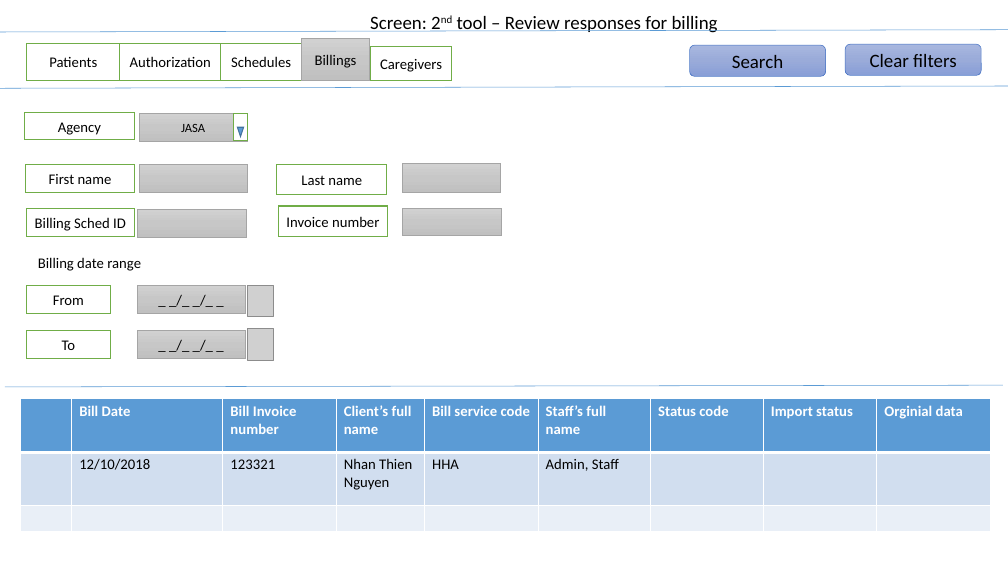
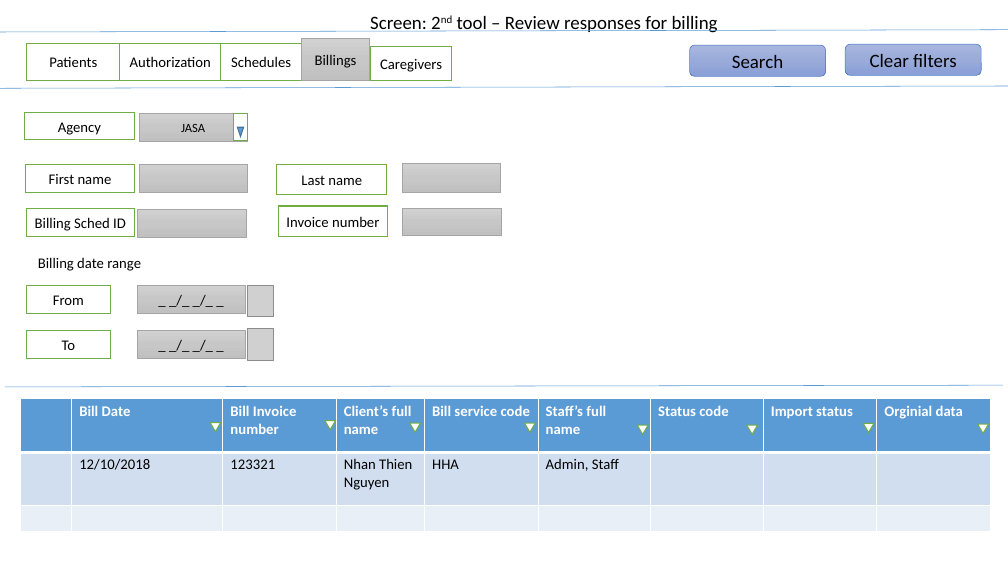
Before and after one commit to thiennhank9/Tool-tier-3, a slide deck: slide 15 of tool_tier3_docs/sreens.pptx. Drawn at 1008x567 pixels with LibreOffice and Linux fonts; fonts in the diff are those of the drawing; grey boxes stand for pictures. Boxes give left, top, right and bottom in pixels: in the first picture for what was removed or moved away, otherwise in the second. Text is boxed around its words. In the diff, an @@ line names an element or a change of style, - is before the commit and + after.

```diff
--- a/tool_tier3_docs/sreens.pptx
+++ b/tool_tier3_docs/sreens.pptx
@@ flow chart merge added at <box>210,423,221,432</box>, fill #FFFFFF, outline #70AD47 1 pt @@
@@ flow chart merge added at <box>325,420,336,430</box>, fill #FFFFFF, outline #70AD47 1 pt @@
@@ flow chart merge added at <box>410,423,420,433</box>, fill #FFFFFF, outline #70AD47 1 pt @@
@@ flow chart merge added at <box>525,423,535,433</box>, fill #FFFFFF, outline #70AD47 1 pt @@
@@ flow chart merge added at <box>637,425,648,434</box>, fill #FFFFFF, outline #70AD47 1 pt @@
@@ flow chart merge added at <box>747,425,758,434</box>, fill #FFFFFF, outline #70AD47 1 pt @@
@@ flow chart merge added at <box>864,423,874,433</box>, fill #FFFFFF, outline #70AD47 1 pt @@
@@ flow chart merge added at <box>978,424,988,433</box>, fill #FFFFFF, outline #70AD47 1 pt @@
```
Also in this commit, not shown: 6 other slides changed, 8 other files.
